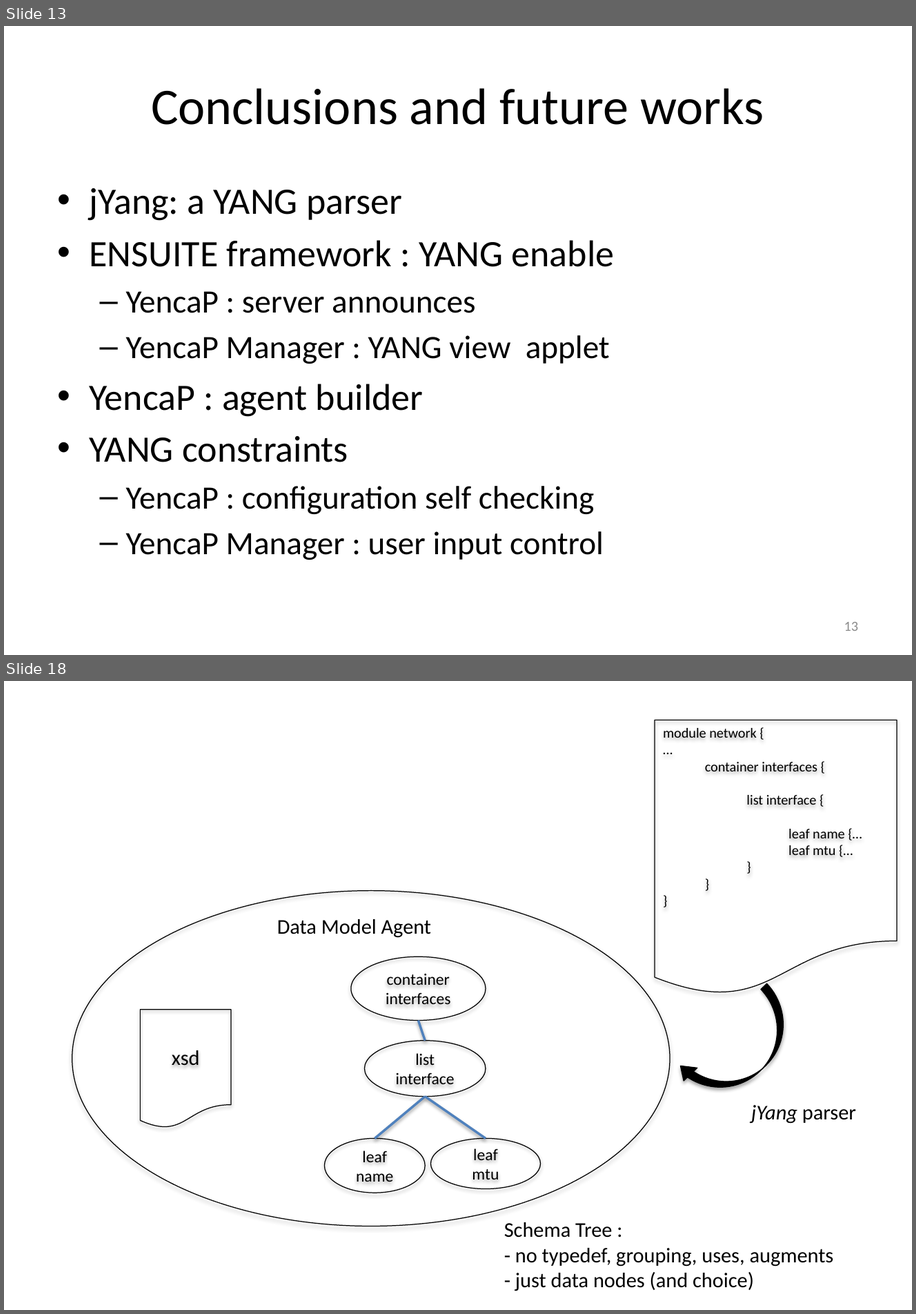
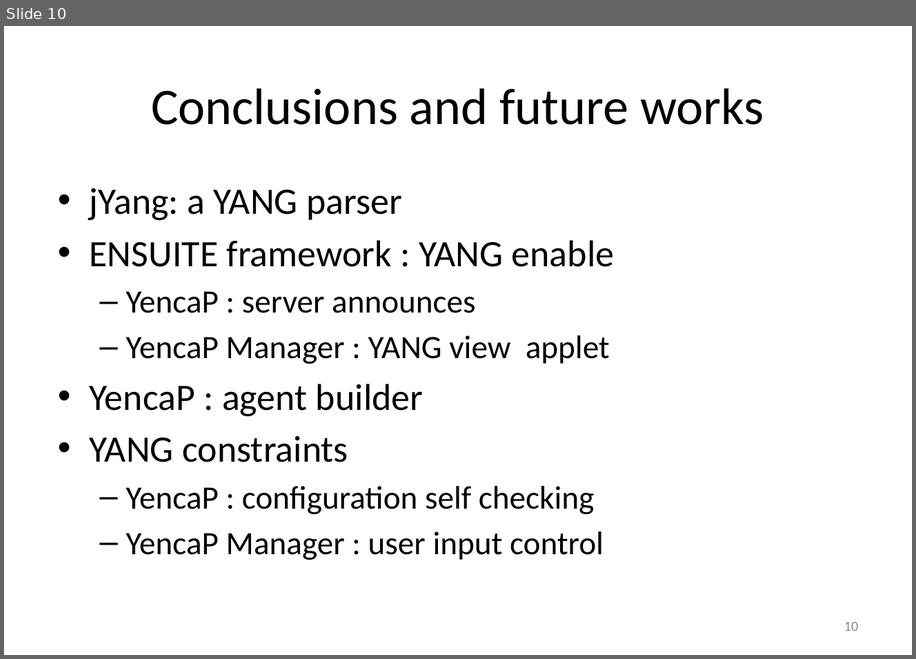
Before and after one commit to AaronNGray/jYang, a slide deck: yang-manager/reports/YangArchiAnimatedCameraReady2.pptx. Shown one above the other, each under a label of ours: slides 13 and 18 before the commit, slide 10 after it; the slides between them are not shown. The pictures are 916x1314 and 916x659 pixels, drawn with LibreOffice and Linux fonts; fonts in the diff are those of the drawing. Boxes give left, top, right and bottom in pixels: in the first picture for what was removed or moved away, otherwise in the second. Text is boxed around its words. In the diff, an @@ line names an element or a change of style, - is before the commit and + after.

```diff
--- a/yang-manager/reports/YangArchiAnimatedCameraReady2.pptx
+++ b/yang-manager/reports/YangArchiAnimatedCameraReady2.pptx
@@ slide 18 removed at (4, 681, 912, 1310), background #FFFFFF @@
@@ flow chart document removed at (655, 720, 897, 996) @@
-module network {
-…
-container interfaces {
-list interface {
-leaf name {…
-leaf mtu {…
-}
-}
-}
@@ ellipse removed at (72, 891, 670, 1226) @@
@@ text removed at (277, 919, 431, 938) @@
-Data Model Agent
@@ ellipse removed at (351, 957, 486, 1020) @@
-container interfaces
@@ curved left arrow removed at (674, 983, 808, 1114) @@
@@ flow chart document removed at (140, 1009, 230, 1129) @@
-xsd
@@ line removed from (418, 1020) to (425, 1040) @@
@@ ellipse removed at (365, 1040, 485, 1097) @@
-list
-interface
@@ line removed from (425, 1096) to (375, 1138) @@
@@ line removed from (425, 1096) to (486, 1138) @@
@@ text removed at (751, 1105, 856, 1123) @@
-jYang parser
@@ ellipse removed at (324, 1138, 425, 1192) @@
-leaf
-name
@@ ellipse removed at (431, 1138, 541, 1188) @@
-leaf
-mtu
@@ text removed at (504, 1222, 834, 1291) @@
-Schema Tree :
-- no typedef, grouping, uses, augments
-- just data nodes (and choice)
@@ what was slide 13 is now slide 10 @@
@@ page number at (844, 621, 858, 630): text changed @@
-13
+10
```
Also in this commit, not shown: 7 slides changed, 1 slide added, 11 other slides removed, 4 other files.
